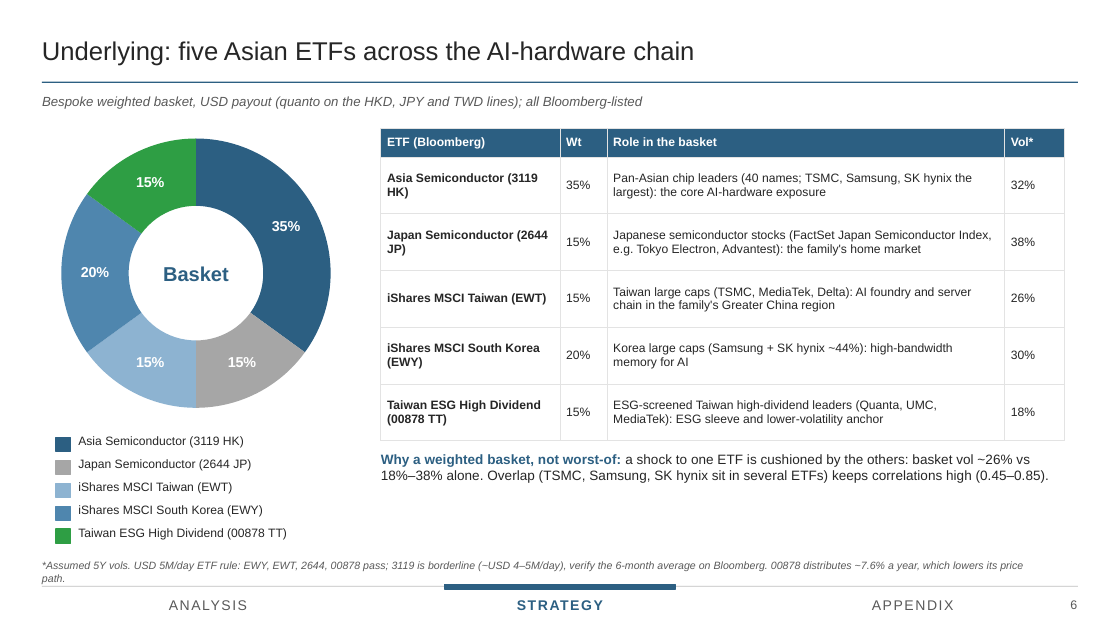
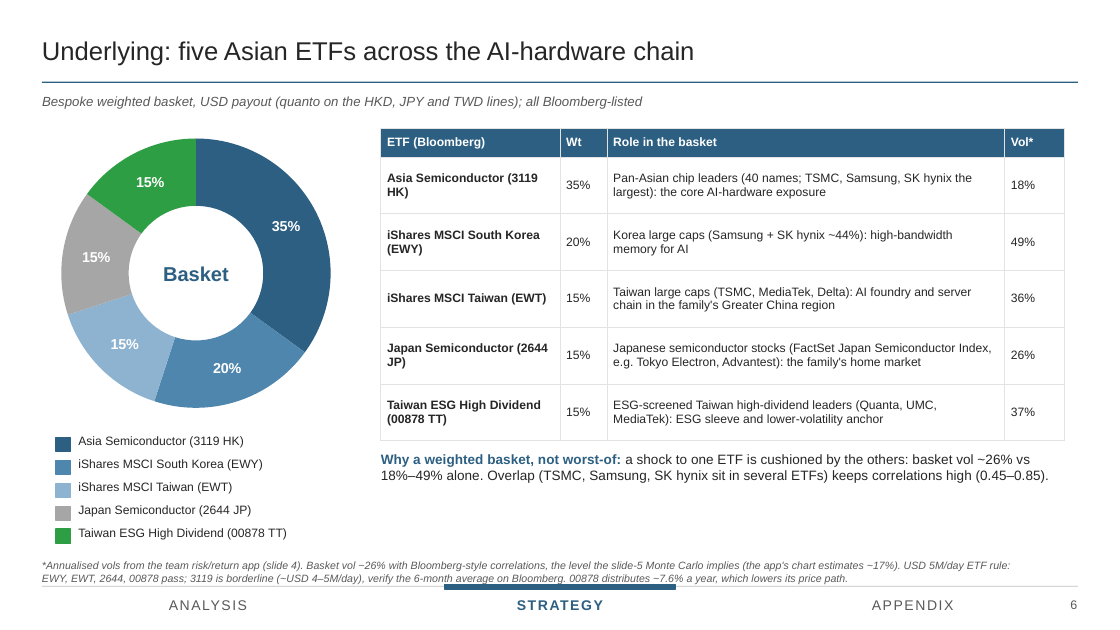
Before and after one commit to benjaminlhl/natixis-case-comp, a slide deck: slide 9 of deck/Asian-Digital-Autocallable-Note.pptx. Drawn at 1120x630 pixels with LibreOffice and Linux fonts; fonts in the diff are those of the drawing. Boxes give left, top, right and bottom in pixels: in the first picture for what was removed or moved away, otherwise in the second. Text is boxed around its words. In the diff, an @@ line names an element or a change of style, - is before the commit and + after.

```diff
--- a/deck/Asian-Digital-Autocallable-Note.pptx
+++ b/deck/Asian-Digital-Autocallable-Note.pptx
@@ doughnut chart at <box>39,123,353,423</box> @@
-categories: Asia Semiconductor (3119 HK), Japan Semiconductor (2644 JP), iShares MSCI Taiwan (EWT), iShares MSCI South Korea (EWY), Taiwan ESG High Dividend (00878 TT)
+categories: Asia Semiconductor (3119 HK), iShares MSCI South Korea (EWY), iShares MSCI Taiwan (EWT), Japan Semiconductor (2644 JP), Taiwan ESG High Dividend (00878 TT)
-Series 1: 35, 15, 15, 20, 15
+Series 1: 35, 20, 15, 15, 15
@@ colours of single points changed @@
@@ table at <box>381,129,1064,430</box> @@
-row 2, column 4: 32%
+row 2, column 4: 18%
-row 3: Japan Semiconductor (2644 JP) | 15% | Japanese semiconductor stocks (FactSet Japan Semiconductor Index, e.g. Tokyo Electron, Advantest): the family's home market | 38%
+row 3: iShares MSCI South Korea (EWY) | 20% | Korea large caps (Samsung + SK hynix ~44%): high-bandwidth memory for AI | 49%
-row 4, column 4: 26%
+row 4, column 4: 36%
-row 5: iShares MSCI South Korea (EWY) | 20% | Korea large caps (Samsung + SK hynix ~44%): high-bandwidth memory for AI | 30%
+row 5: Japan Semiconductor (2644 JP) | 15% | Japanese semiconductor stocks (FactSet Japan Semiconductor Index, e.g. Tokyo Electron, Advantest): the family's home market | 26%
-row 6, column 4: 18%
+row 6, column 4: 37%
@@ rectangle at <box>56,460,71,475</box>: fill #A6A6A6 to #4F86AE; outline #A6A6A6 1 pt to #4F86AE 1 pt @@
@@ text "iShares MSCI South Korea (EWY)": place and size @@
-text "iShares MSCI South Korea (EWY)" at <box>78,505,263,517</box>
+text "iShares MSCI South Korea (EWY)" at <box>78,459,263,471</box>
@@ text at <box>381,454,1049,483</box>: text changed @@
-Why a weighted basket, not worst-of: a shock to one ETF is cushioned by the others: basket vol ~26% vs 18%–38% alone. Overlap (TSMC, Samsung, SK hynix sit in several ETFs) keeps correlations high (0.45–0.85).
+Why a weighted basket, not worst-of: a shock to one ETF is cushioned by the others: basket vol ~26% vs 18%–49% alone. Overlap (TSMC, Samsung, SK hynix sit in several ETFs) keeps correlations high (0.45–0.85).
@@ rectangle at <box>56,506,71,521</box>: fill #4F86AE to #A6A6A6; outline #4F86AE 1 pt to #A6A6A6 1 pt @@
@@ text "Japan Semiconductor (2644 JP)": place and size @@
-text "Japan Semiconductor (2644 JP)" at <box>78,459,251,471</box>
+text "Japan Semiconductor (2644 JP)" at <box>78,505,251,517</box>
@@ text at <box>42,561,1011,585</box>: text changed @@
-*Assumed 5Y vols. USD 5M/day ETF rule: EWY, EWT, 2644, 00878 pass; 3119 is borderline (~USD 4–5M/day), verify the 6-month average on Bloomberg. 00878 distributes ~7.6% a year, which lowers its price path.
+*Annualised vols from the team risk/return app (slide 4). Basket vol ~26% with Bloomberg-style correlations, the level the slide-5 Monte Carlo implies (the app's chart estimates ~17%). USD 5M/day ETF rule: EWY, EWT, 2644, 00878 pass; 3119 is borderline (~USD 4–5M/day), verify the 6-month average on Bloomberg. 00878 distributes ~7.6% a year, which lowers its price path.
```
Also in this commit, not shown: 12 other slides changed, 10 other files.
